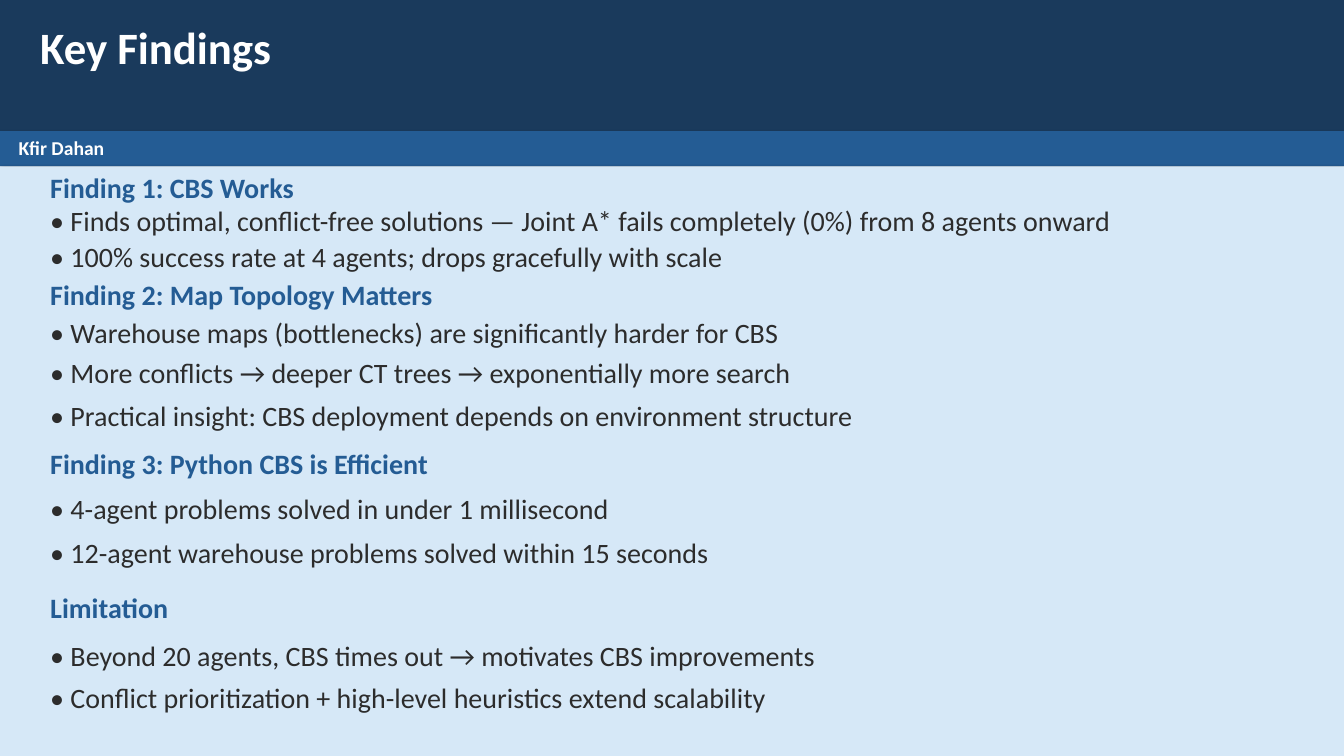
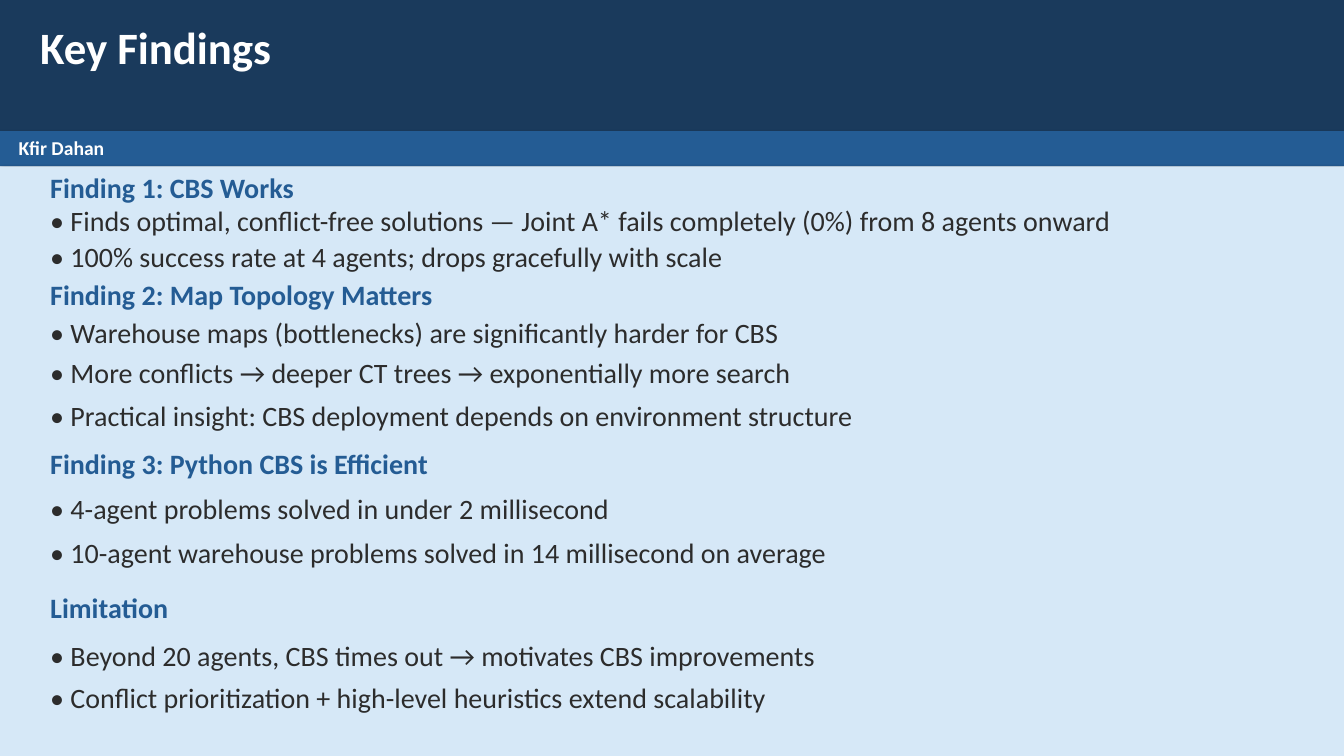
Before and after one commit to eladdamti100/mapf-cbs, a slide deck: slide 14 of results/presentation.pptx. Drawn at 1344x756 pixels with LibreOffice and Linux fonts; fonts in the diff are those of the drawing. Boxes give left, top, right and bottom in pixels: in the first picture for what was removed or moved away, otherwise in the second. Text is boxed around its words. In the diff, an @@ line names an element or a change of style, - is before the commit and + after.

Commit message:
Add files via upload
small fixes to pptx

```diff
--- a/results/presentation.pptx
+++ b/results/presentation.pptx
@@ text at (70,499,609,524): text changed @@
-• 4-agent problems solved in under 1 millisecond
+• 4-agent problems solved in under 2 millisecond
@@ text at (70,543,826,568): text changed @@
-• 12-agent warehouse problems solved within 15 seconds
+• 10-agent warehouse problems solved in 14 millisecond on average
```
Also in this commit, not shown: 2 other slides changed.
